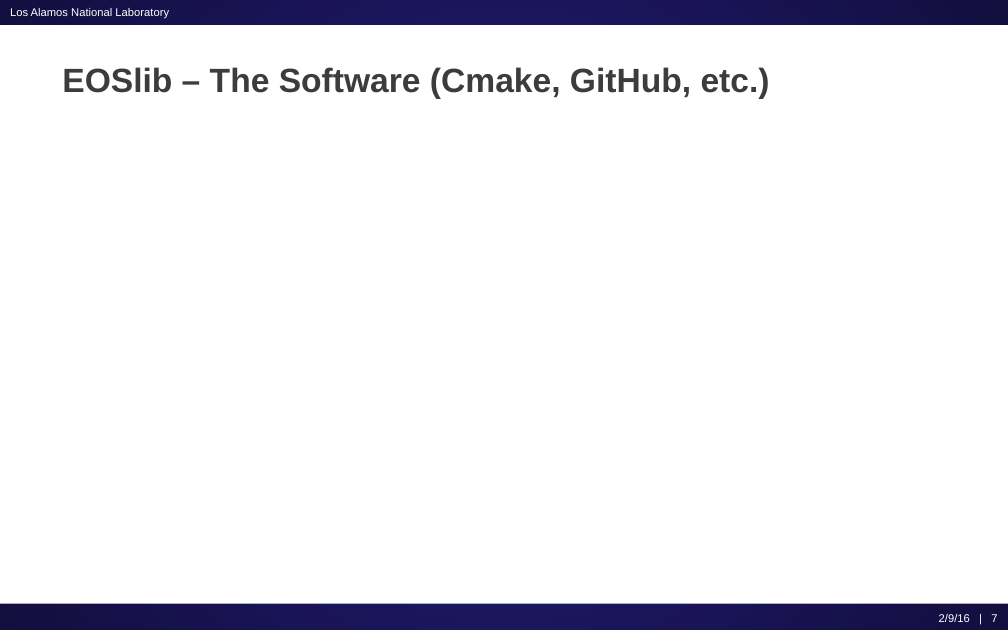
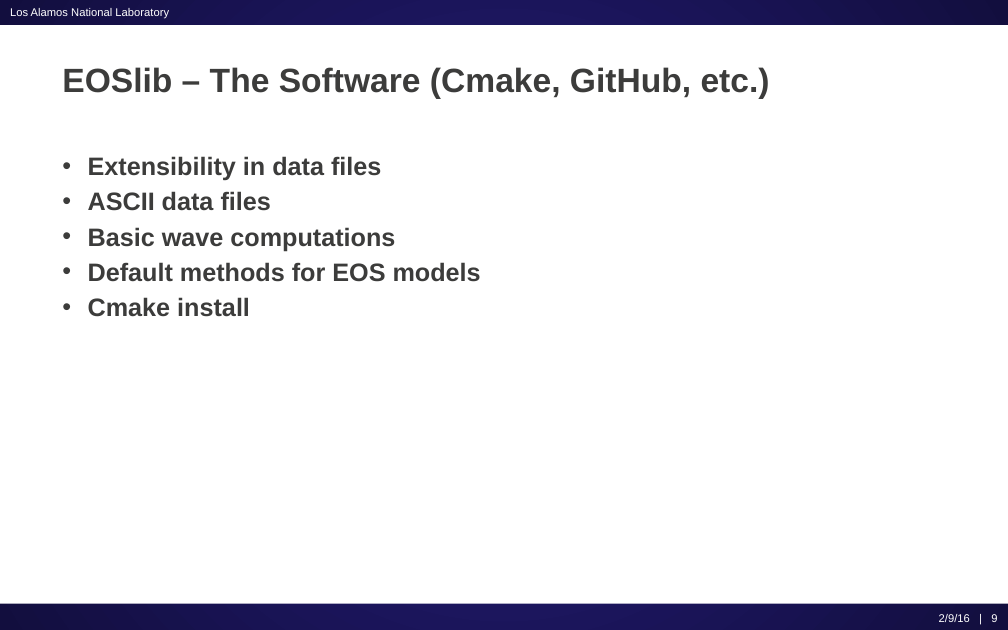
Before and after one commit to lanl/EOSlib, a slide deck: slide 9 of doc/ASME V&V Symposium/ASME V&V Symposium.pptx (slide 7 before the commit). Drawn at 1008x630 pixels with LibreOffice and Linux fonts; fonts in the diff are those of the drawing. Boxes give left, top, right and bottom in pixels: in the first picture for what was removed or moved away, otherwise in the second. Text is boxed around its words. In the diff, an @@ line names an element or a change of style, - is before the commit and + after.

```diff
--- a/doc/ASME V&V Symposium/ASME V&V Symposium.pptx
+++ b/doc/ASME V&V Symposium/ASME V&V Symposium.pptx
@@ text added at (x1=88, y1=156, x2=481, y2=317), 18 pt, text #3C3C3B, bold @@
+• Extensibility in data files
+• ASCII data files
+• Basic wave computations
+• Default methods for EOS models
+• Cmake install
@@ text at (x1=939, y1=614, x2=997, y2=622): text changed @@
-2/9/16 | 7
+2/9/16 | 9
```
Also in this commit, not shown: 1 other slide changed, 2 slides added, 1 other file.
